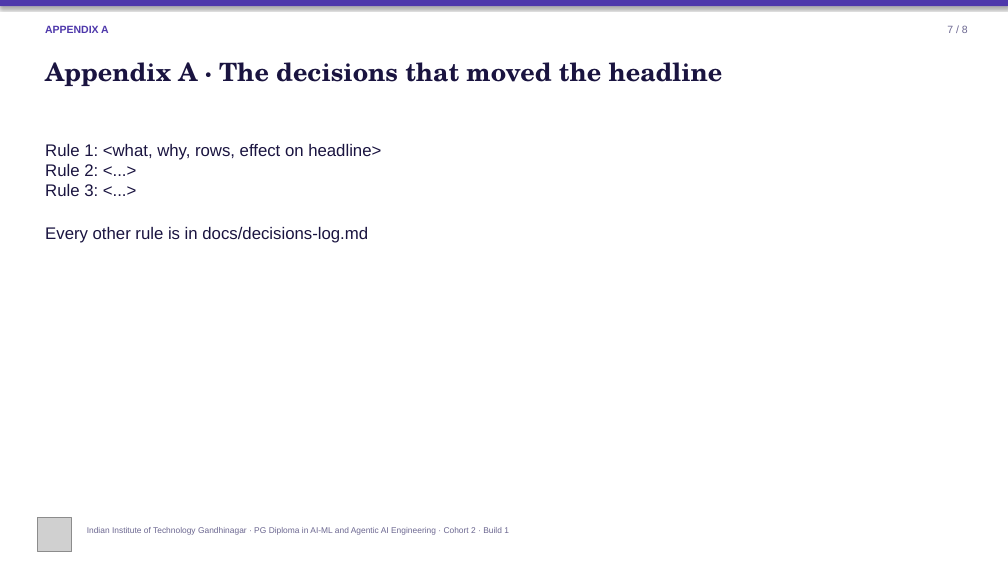
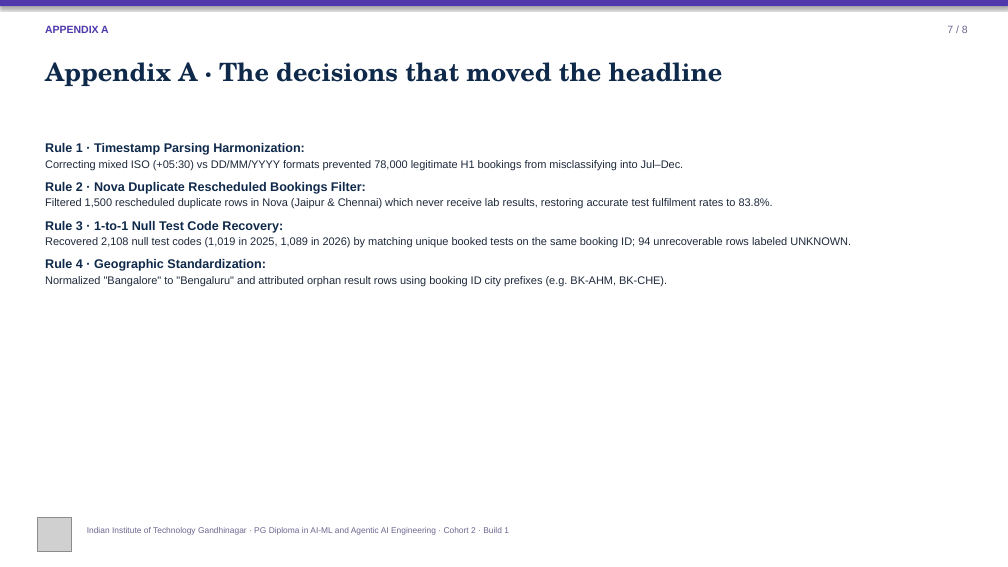
Before and after one commit to harshalpatil-IITGN/c2-build1-brief-a-group-2, a slide deck: slide 9 of slides/Build1_Slide_Template.pptx. Drawn at 1008x567 pixels with LibreOffice and Linux fonts; fonts in the diff are those of the drawing; grey boxes stand for pictures. Boxes give left, top, right and bottom in pixels: in the first picture for what was removed or moved away, otherwise in the second. Text is boxed around its words. In the diff, an @@ line names an element or a change of style, - is before the commit and + after.

```diff
--- a/slides/Build1_Slide_Template.pptx
+++ b/slides/Build1_Slide_Template.pptx
@@ text "Appendix A · The decisions ..." at [45, 62, 723, 86]: text colour #1A1440 to #0F294A; more space between paragraphs @@
@@ text at [45, 143, 851, 287]: text changed; size 16 to 10.5 pt; text colour #1A1440 to #1E293B @@
-Rule 1: <what, why, rows, effect on headline>
-Rule 2: <...>
-Rule 3: <...>
-Every other rule is in docs/decisions-log.md
+Rule 1 · Timestamp Parsing Harmonization:
+Correcting mixed ISO (+05:30) vs DD/MM/YYYY formats prevented 78,000 legitimate H1 bookings from misclassifying into Jul–Dec.
+Rule 2 · Nova Duplicate Rescheduled Bookings Filter:
+Filtered 1,500 rescheduled duplicate rows in Nova (Jaipur & Chennai) which never receive lab results, restoring accurate test fulfilment rates to 83.8%.
+Rule 3 · 1-to-1 Null Test Code Recovery:
+Recovered 2,108 null test codes (1,019 in 2025, 1,089 in 2026) by matching unique booked tests on the same booking ID; 94 unrecoverable rows labeled UNKNOWN.
+Rule 4 · Geographic Standardization:
+Normalized "Bangalore" to "Bengaluru" and attributed orphan result rows using booking ID city prefixes (e.g. BK-AHM, BK-CHE).
```
Also in this commit, not shown: 9 other slides changed, 27 other files.
